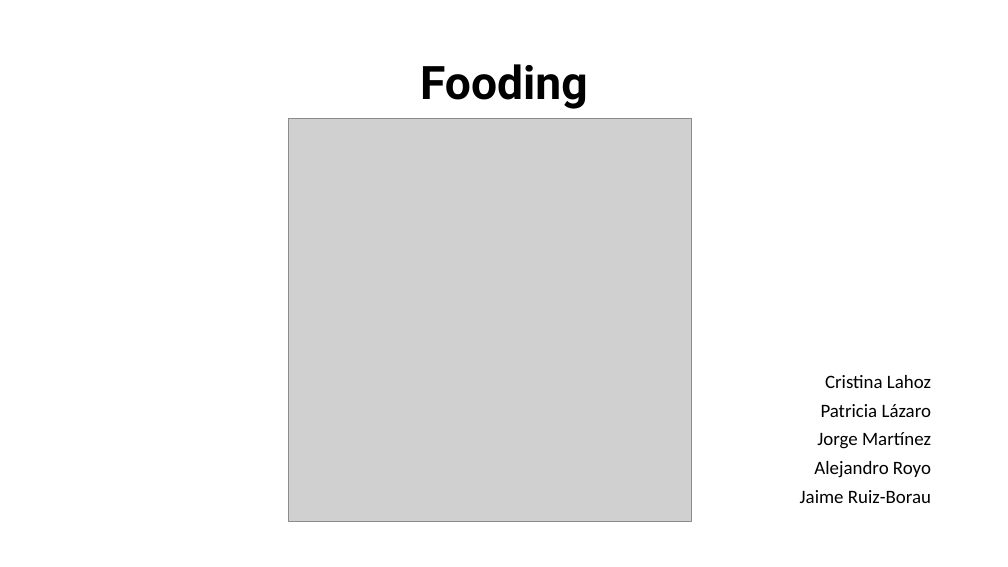
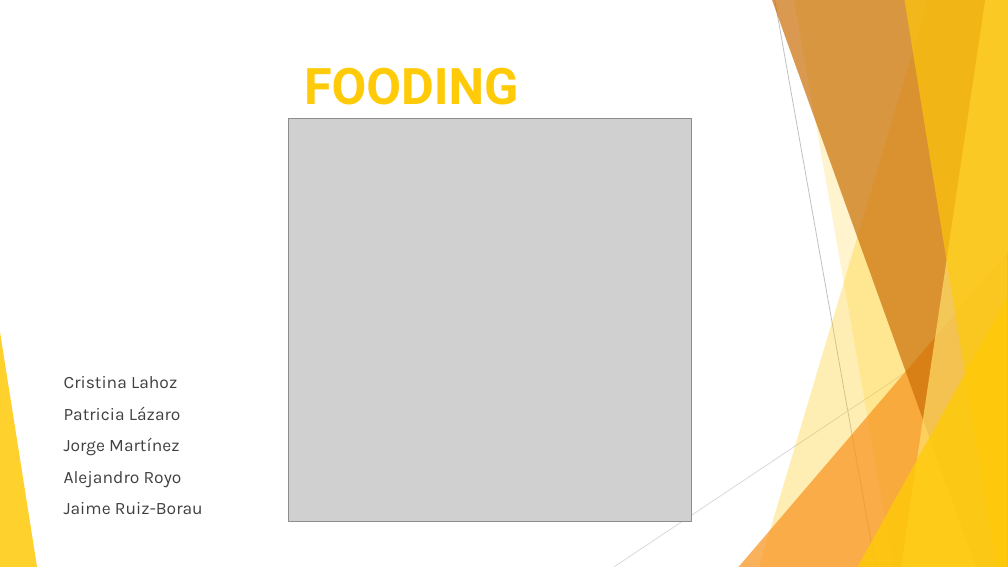
Before and after one commit to UNIZAR-30248-2015-GPS-Fooding/Documentation, a slide deck: slide 1 of Reuniones y Gestion/Segundo Sprint/Fooding.pptx. Drawn at 1008x567 pixels with LibreOffice and Linux fonts; fonts in the diff are those of the drawing; grey boxes stand for pictures. Boxes give left, top, right and bottom in pixels: in the first picture for what was removed or moved away, otherwise in the second. Text is boxed around its words. In the diff, an @@ line names an element or a change of style, - is before the commit and + after.

```diff
--- a/Reuniones y Gestion/Segundo Sprint/Fooding.pptx
+++ b/Reuniones y Gestion/Segundo Sprint/Fooding.pptx
@@ title "FOODING" at (304, 67, 518, 105): vertical alignment middle to top @@
@@ title at (304, 67, 518, 105): text changed; size 44 to 48 pt; text colour #000000 to #FFCA08 @@
-Fooding
+FOODING
@@ text "Cristina Lahoz": place and size @@
-text "Cristina Lahoz" at (800, 375, 931, 503)
+text "Cristina Lahoz" at (64, 376, 203, 514)
@@ text "Cristina Lahoz" at (64, 376, 203, 514): size 18 to 16.6 pt, font Calibri to Karla, text colour #000000 to #404040; alignment right to left; line spacing 0.8 to 1 @@
@@ group added at (0, 0, 1008, 567): 5 freeform shapes, 3 triangles, 2 lines @@
```
Also in this commit, not shown: 3 other slides changed, 1 slide added, 1 slide removed.
